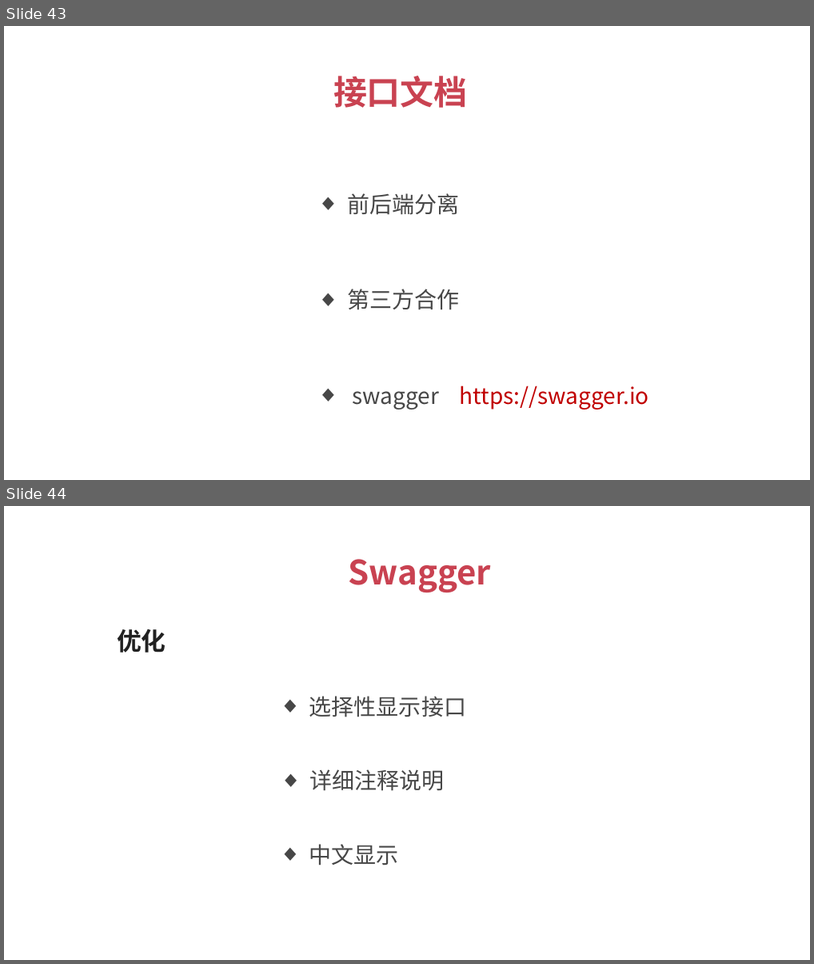
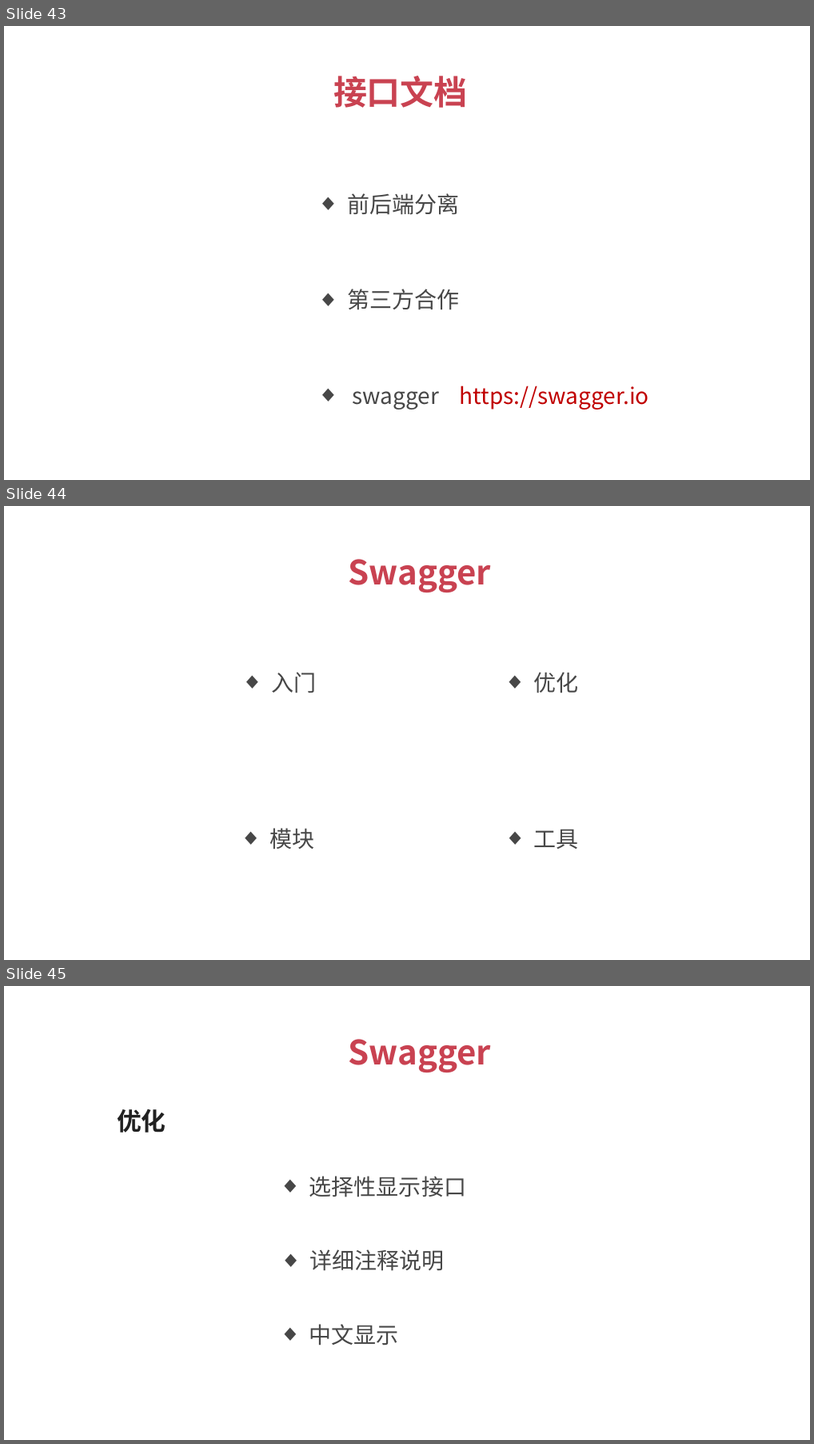
Before and after one commit to 1329555958/financial, a slide deck: 理财平台.pptx. Shown one above the other, each under a label of ours: slides 43 and 44 before the commit, slides 43, 44 and 45 after it. The pictures are 814x964 and 814x1444 pixels, drawn with LibreOffice and Linux fonts; fonts in the diff are those of the drawing. Boxes give left, top, right and bottom in pixels: in the first picture for what was removed or moved away, otherwise in the second. Text is boxed around its words. In the diff, an @@ line names an element or a change of style, - is before the commit and + after.

```diff
--- a/理财平台.pptx
+++ b/理财平台.pptx
@@ slide 44 added at (4, 506, 810, 960), background #FFFFFF @@
@@ text added at (348, 559, 491, 592), 30 pt, text #C94251, bold @@
+Swagger
@@ text added at (271, 672, 316, 693), 20 pt, text #474747 @@
+  ◆ 入门
@@ text added at (534, 672, 579, 693), 20 pt, text #474747 @@
+  ◆ 优化
@@ text added at (270, 828, 314, 848), 20 pt, text #474747 @@
+  ◆ 模块
@@ text added at (534, 829, 579, 848), 20 pt, text #474747 @@
+  ◆ 工具
@@ what was slide 44 is now slide 45 @@
```
Also in this commit, not shown: 3 other slides added.
